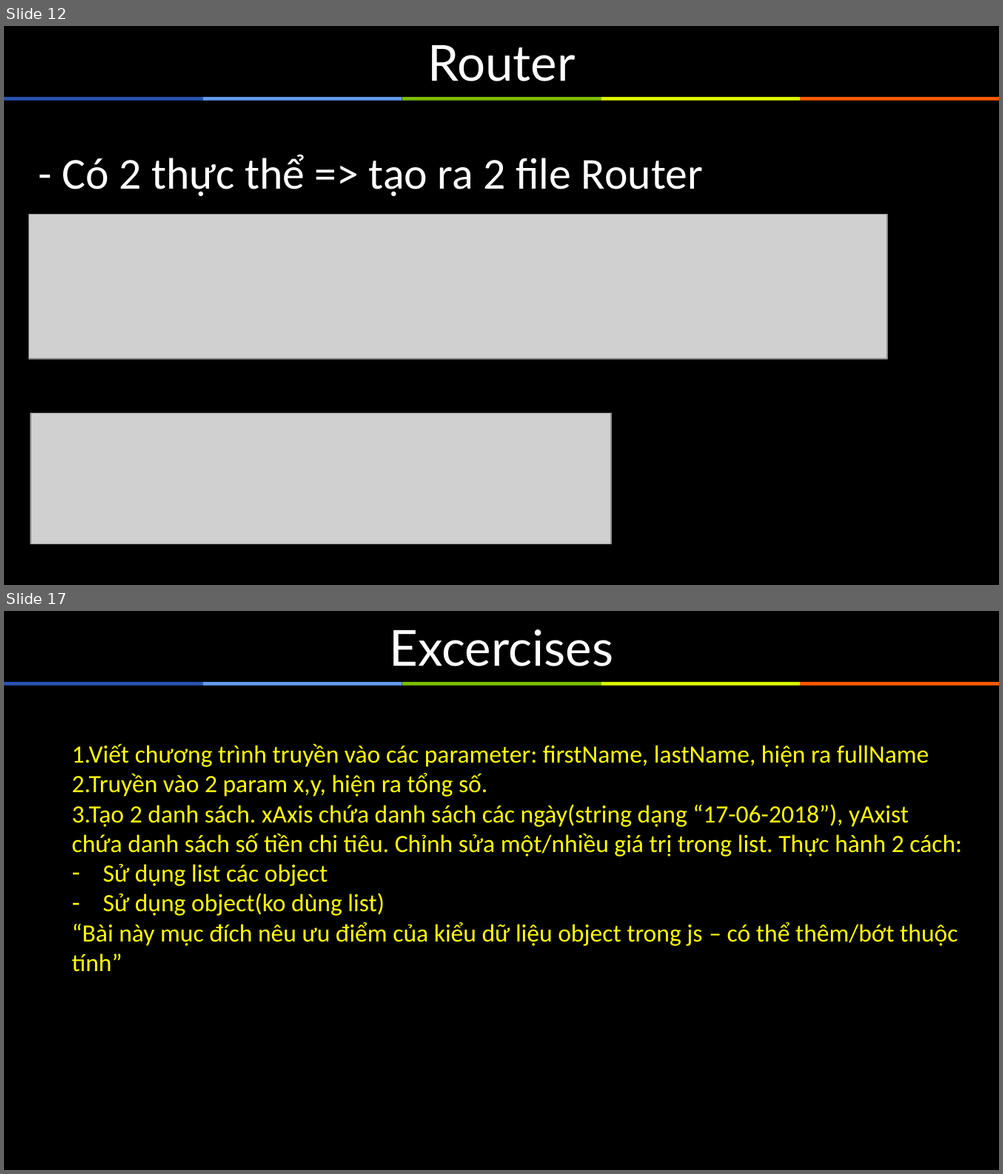
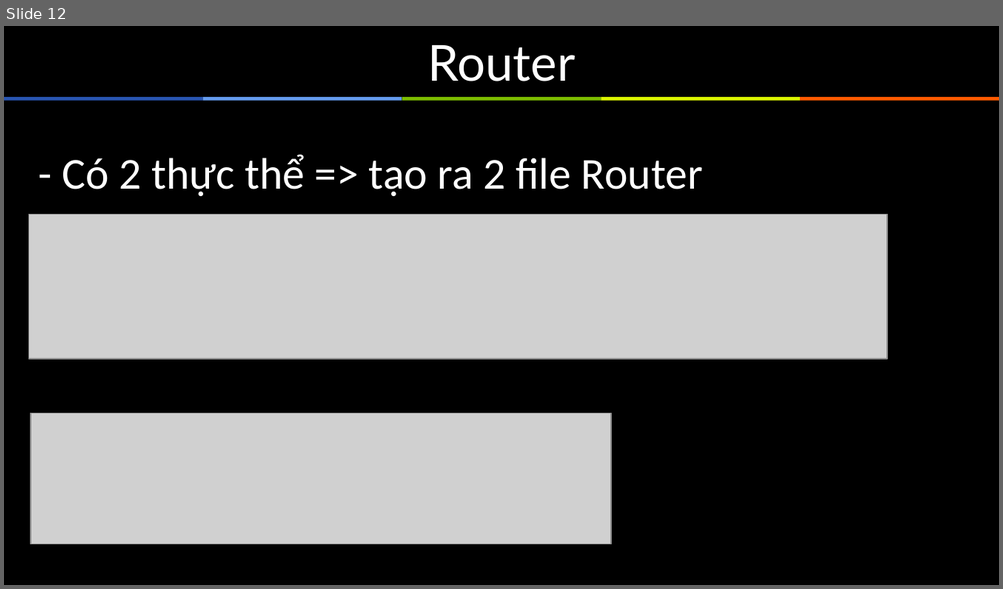
Before and after one commit to sunlight3d/ThucTapNodejsTechmaster, a slide deck: Documents/ThuctapNodejs4.pptx. Shown one above the other, each under a label of ours: slides 12 and 17 before the commit, slide 12 after it; the slides between them are not shown. The pictures are 1003x1174 and 1003x589 pixels, drawn with LibreOffice and Linux fonts; fonts in the diff are those of the drawing; grey boxes stand for pictures. Boxes give left, top, right and bottom in pixels: in the first picture for what was removed or moved away, otherwise in the second. Text is boxed around its words. In the diff, an @@ line names an element or a change of style, - is before the commit and + after.

```diff
--- a/Documents/ThuctapNodejs4.pptx
+++ b/Documents/ThuctapNodejs4.pptx
@@ slide 17 removed at box(4, 611, 999, 1170), background #000000; not listed: 5 template elements that a slide beside it also shows @@
@@ title removed at box(390, 629, 614, 667) @@
-Excercises
@@ text removed at box(72, 743, 962, 972) @@
-1.Viết chương trình truyền vào các parameter: firstName, lastName, hiện ra fullName
-2.Truyền vào 2 param x,y, hiện ra tổng số.
-3.Tạo 2 danh sách. xAxis chứa danh sách các ngày(string dạng “17-06-2018”), yAxist chứa danh sách số tiền chi tiêu. Chỉnh sửa một/nhiều giá trị trong list. Thực hành 2 cách:
-– Sử dụng list các object
-– Sử dụng object(ko dùng list)
-“Bài này mục đích nêu ưu điểm của kiểu dữ liệu object trong js – có thể thêm/bớt thuộc tính”
```
Also in this commit, not shown: 1 slide changed, 6 slides added, 6 other slides removed, 15 other files.
